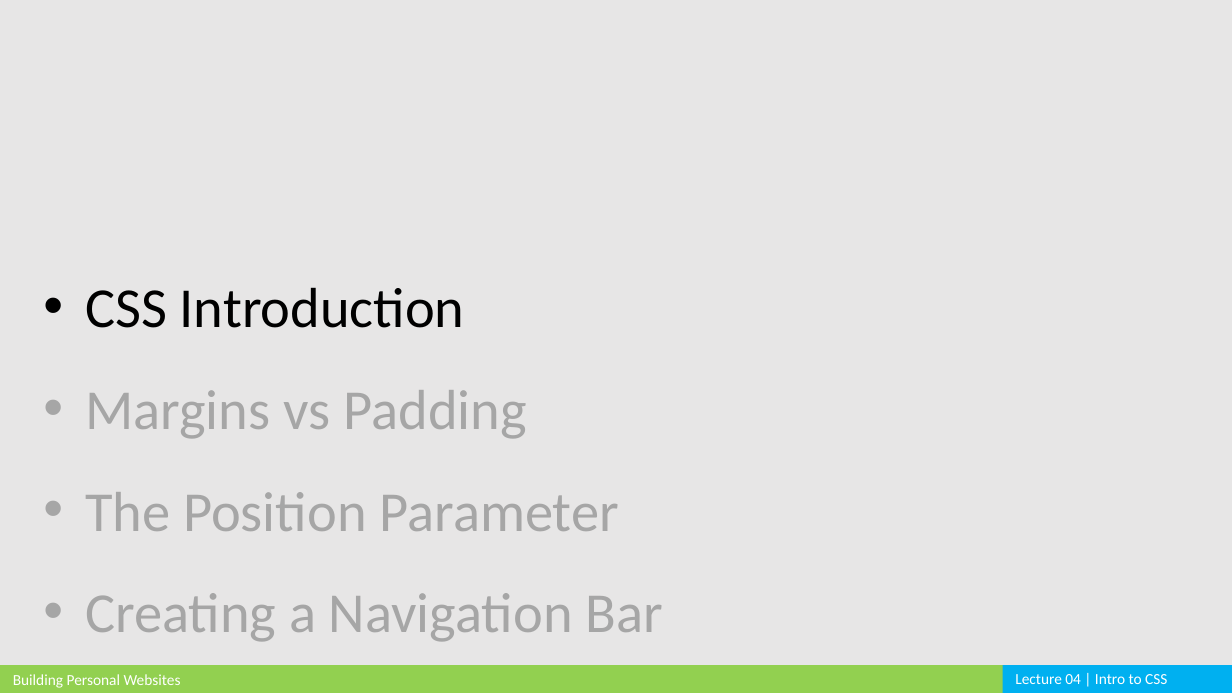
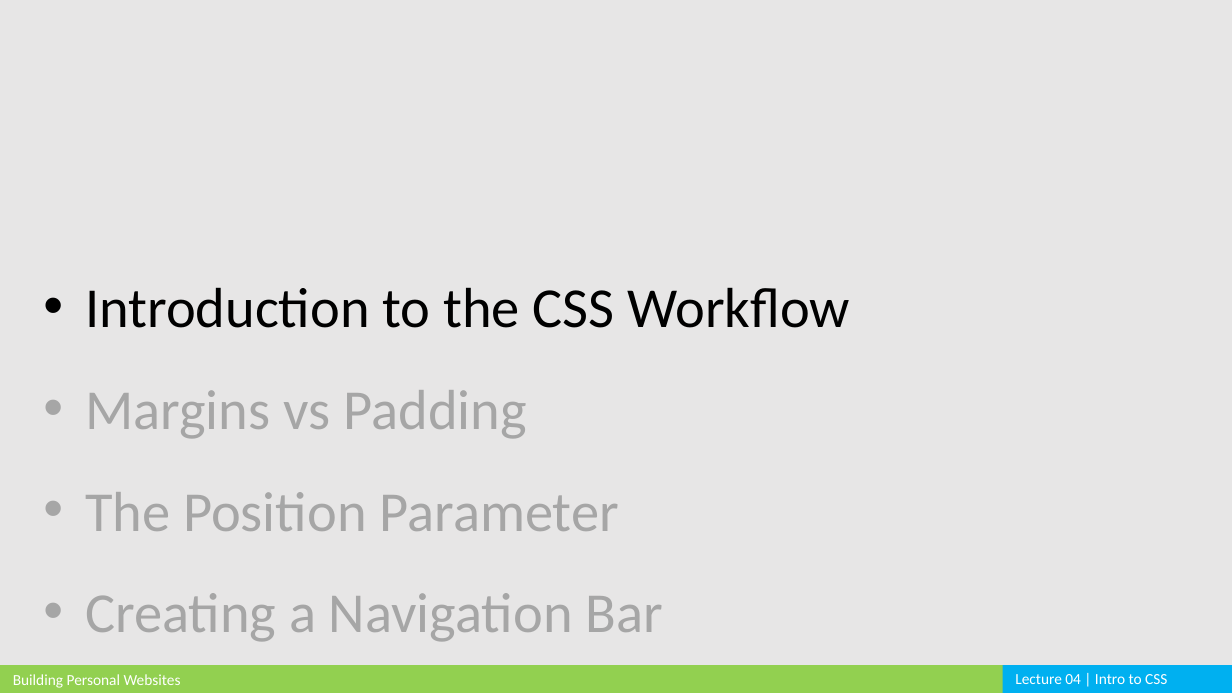
Before and after one commit to cardadfar/stuco_webdev_website, a slide deck: slide 2 of assets/lectures/BPW_Lecture_04.pptx. Drawn at 1232x693 pixels with LibreOffice and Linux fonts; fonts in the diff are those of the drawing. Boxes give left, top, right and bottom in pixels: in the first picture for what was removed or moved away, otherwise in the second. Text is boxed around its words. In the diff, an @@ line names an element or a change of style, - is before the commit and + after.

```diff
--- a/assets/lectures/BPW_Lecture_04.pptx
+++ b/assets/lectures/BPW_Lecture_04.pptx
@@ text at (85, 287, 850, 328): text changed @@
-• CSS Introduction
+• Introduction to the CSS Workflow
```
Also in this commit, not shown: 3 other slides changed, 1 slide added, 11 other files.
